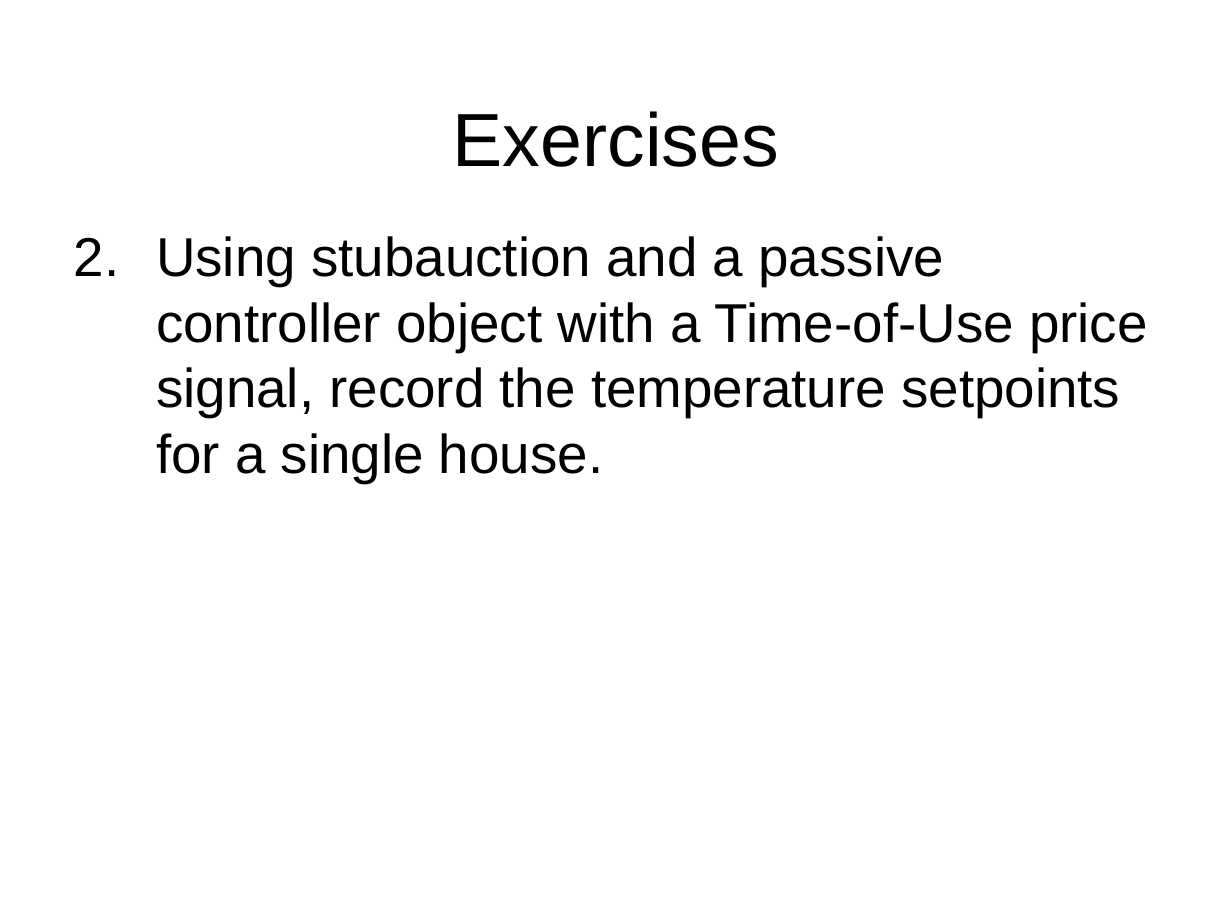
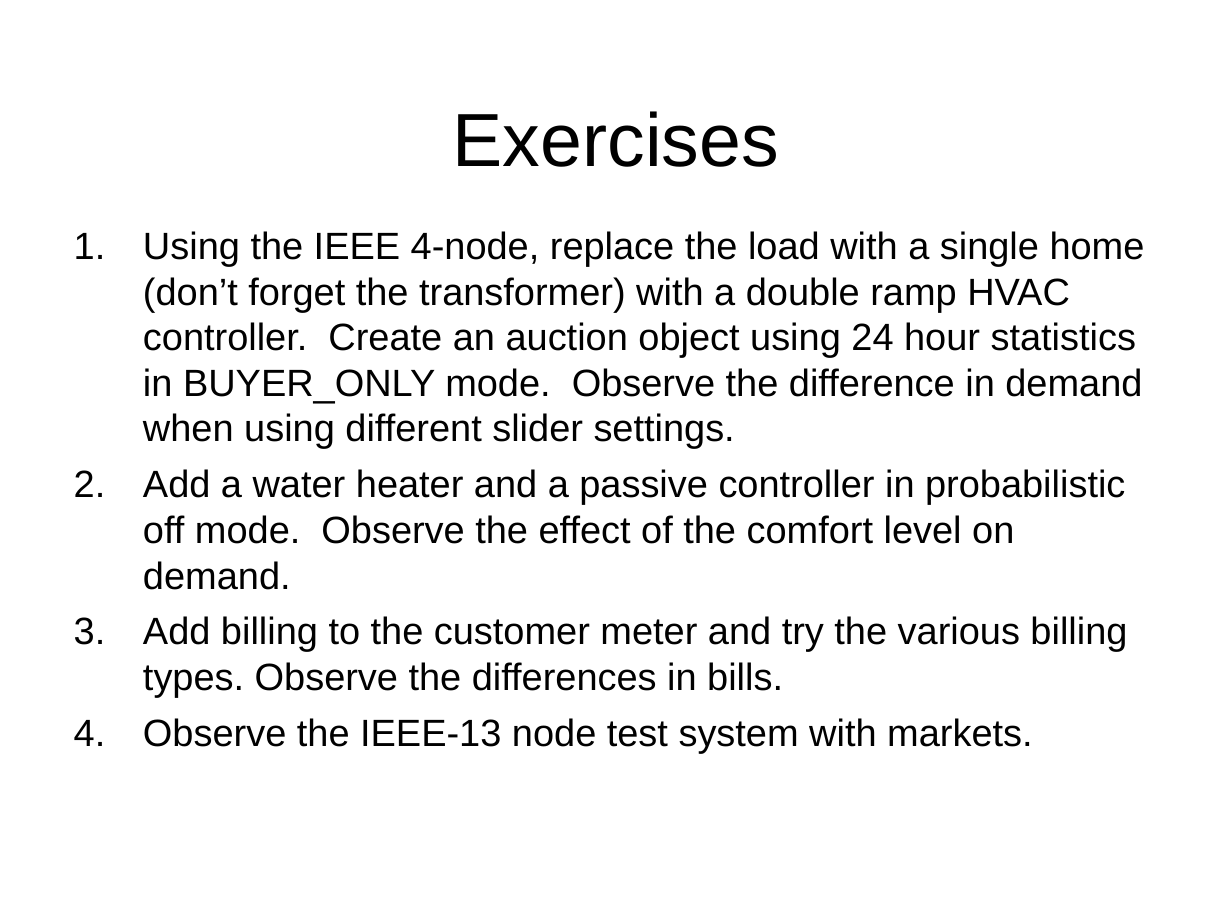
Before and after one commit to gridlab-d/course, a slide deck: slide 33 of FourDayCourse/5.1 - Market Module.ppt (slide 28 before the commit). Drawn at 1232x924 pixels with LibreOffice and Linux fonts; fonts in the diff are those of the drawing; background and template pictures are left out. Boxes give left, top, right and bottom in pixels: in the first picture for what was removed or moved away, otherwise in the second. Text is boxed around its words. In the diff, an @@ line names an element or a change of style, - is before the commit and + after.

Commit message:
Additional market examples and finished slides.

```diff
--- a/FourDayCourse/5.1 - Market Module.ppt
+++ b/FourDayCourse/5.1 - Market Module.ppt
@@ text at (x1=143, y1=231, x2=1145, y2=753): text changed; size 32 to 22.2 pt @@
-2. Using stubauction and a passive controller object with a Time-of-Use price signal, record the temperature setpoints for a single house.
+1. Using the IEEE 4-node, replace the load with a single home (don’t forget the transformer) with a double ramp HVAC controller. Create an auction object using 24 hour statistics in BUYER_ONLY mode. Observe the difference in demand when using different slider settings.
+2. Add a water heater and a passive controller in probabilistic off mode. Observe the effect of the comfort level on demand.
+3. Add billing to the customer meter and try the various billing types. Observe the differences in bills.
+4. Observe the IEEE-13 node test system with markets.
```
Also in this commit, not shown: 4 other slides changed, 6 slides added, 1 slide removed, 13 other files.
